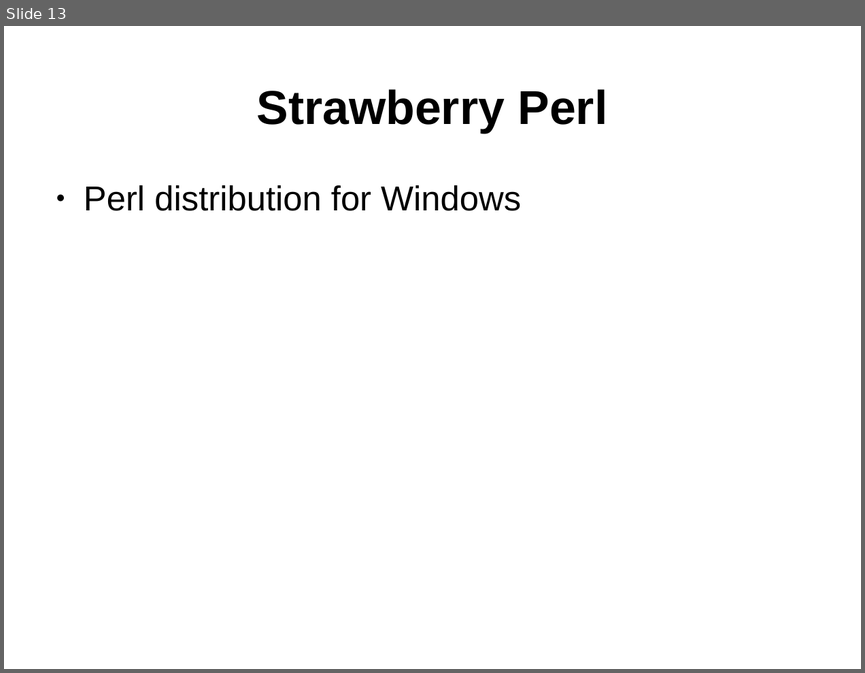
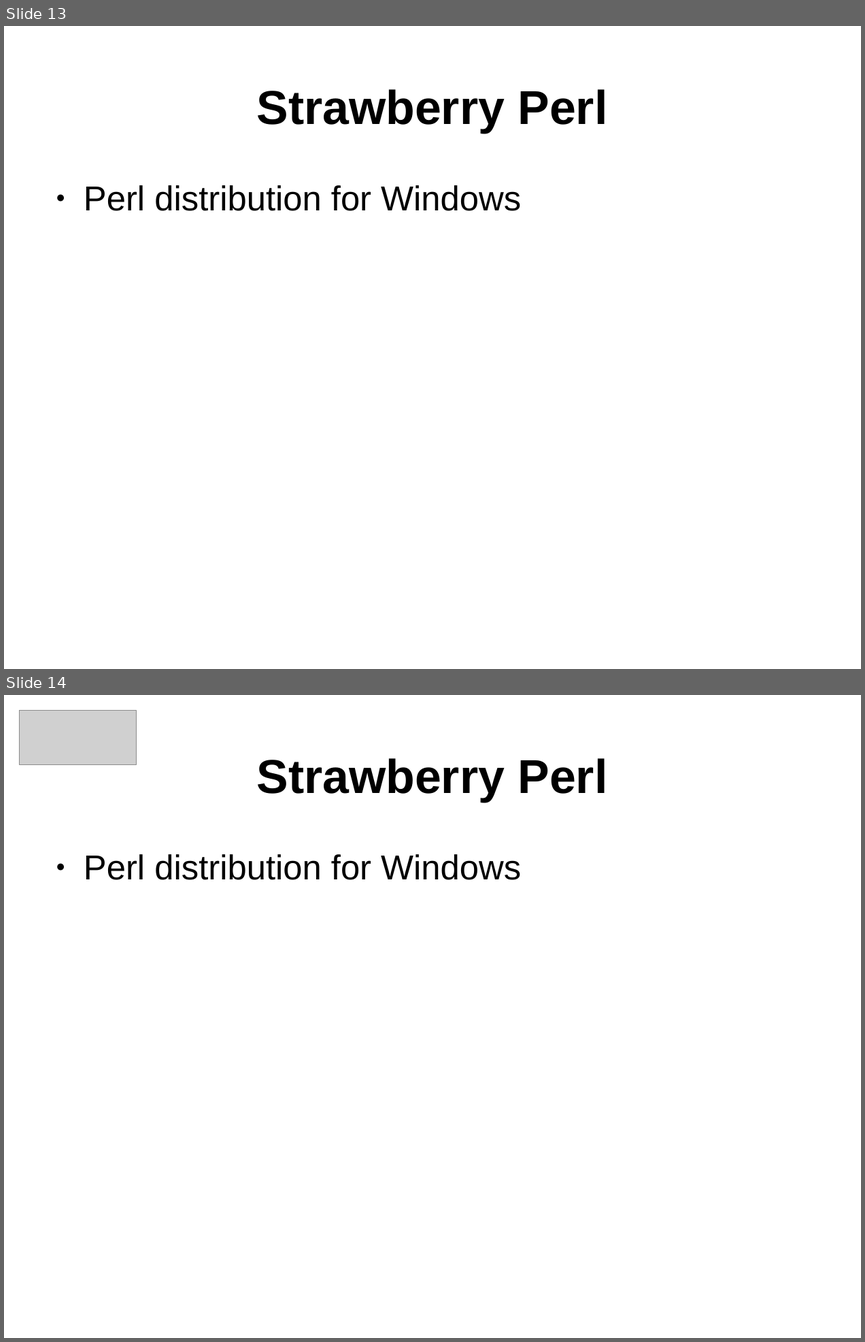
Before and after one commit to arpadszasz/perl-hosting-beginners-talk, a slide deck: clujpm-march2013-talk.odp. Shown one above the other, each under a label of ours: slide 13 before the commit, slides 13 and 14 after it. The pictures are 865x673 and 865x1342 pixels, drawn with LibreOffice and Linux fonts; fonts in the diff are those of the drawing; grey boxes stand for pictures. Boxes give left, top, right and bottom in pixels: in the first picture for what was removed or moved away, otherwise in the second. Text is boxed around its words. In the diff, an @@ line names an element or a change of style, - is before the commit and + after.

```diff
--- a/clujpm-march2013-talk.odp
+++ b/clujpm-march2013-talk.odp
@@ slide 14 added at (x1=4, y1=695, x2=861, y2=1338), background #FFFFFF @@
@@ picture added at (x1=20, y1=711, x2=136, y2=765) @@
@@ title added at (x1=257, y1=758, x2=607, y2=802), 44 pt, text #000000, bold @@
+Strawberry Perl
@@ text added at (x1=84, y1=854, x2=521, y2=880), 32 pt, text #000000 @@
+● Perl distribution for Windows
```
Also in this commit, not shown: 30 slides changed, 2 other files.
